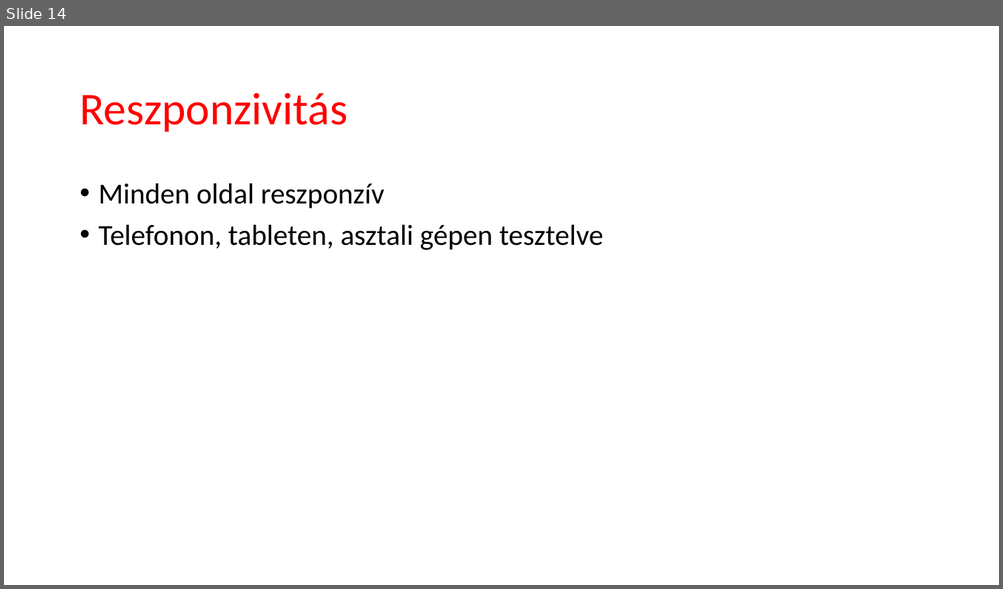
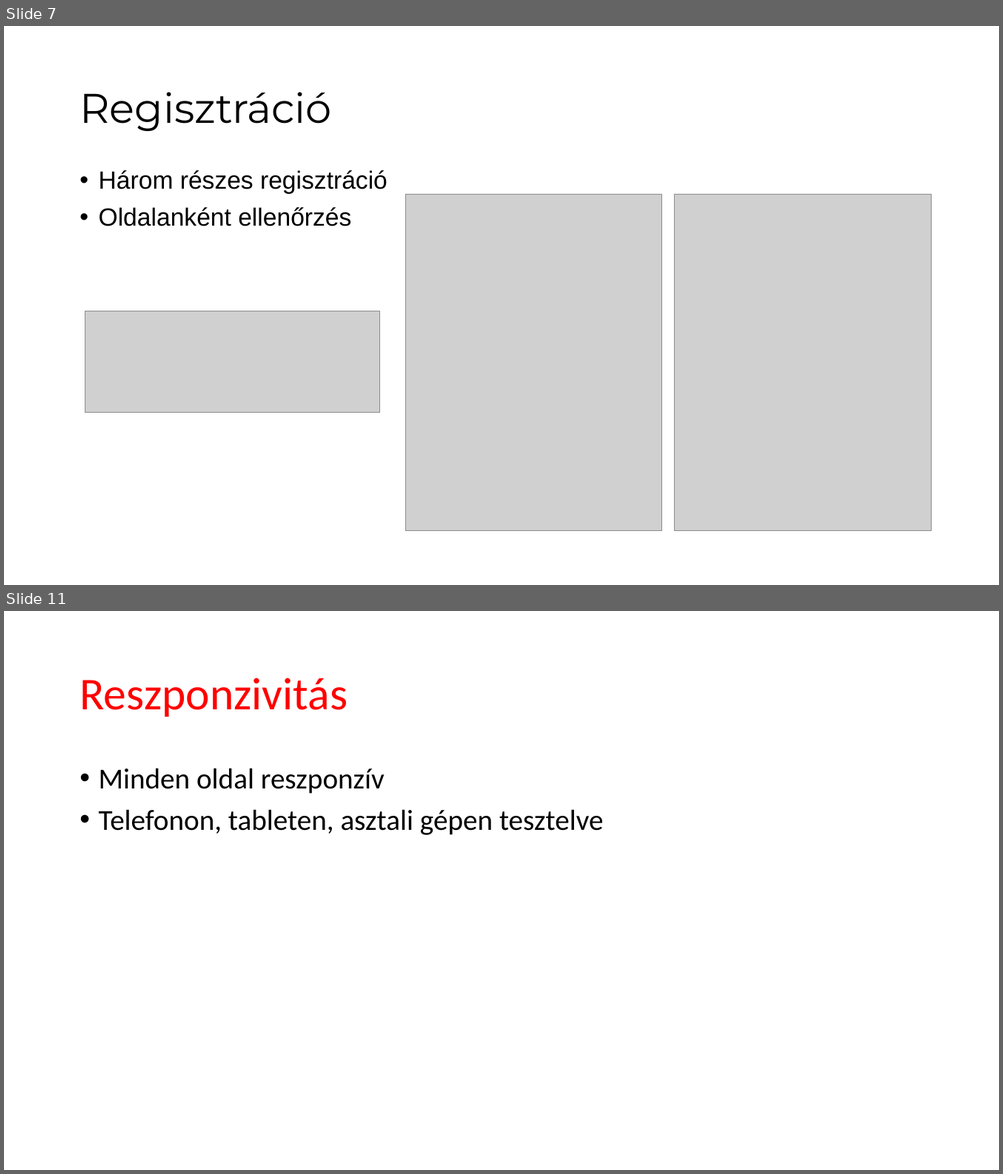
Before and after one commit to fedorbenjamin02/Vizsgaremek2024, a slide deck: Mellékletek/Prezentáció/Frissfutár_prezentáció.pptx. Shown one above the other, each under a label of ours: slide 14 before the commit, slides 7 and 11 after it; the slides between them are not shown. The pictures are 1003x589 and 1003x1174 pixels, drawn with LibreOffice and Linux fonts; fonts in the diff are those of the drawing; grey boxes stand for pictures. Boxes give left, top, right and bottom in pixels: in the first picture for what was removed or moved away, otherwise in the second. Text is boxed around its words. In the diff, an @@ line names an element or a change of style, - is before the commit and + after.

```diff
--- a/Mellékletek/Prezentáció/Frissfutár_prezentáció.pptx
+++ b/Mellékletek/Prezentáció/Frissfutár_prezentáció.pptx
@@ slide 7 added at (4,26,999,585), background #FFFFFF @@
@@ title added at (79,92,331,131), 40 pt, text #000000 @@
+Regisztráció
@@ text added at (99,170,387,227), 24 pt, text #000000 @@
+• Három részes regisztráció
+• Oldalanként ellenőrzés
@@ picture added at (406,195,662,532) @@
@@ picture added at (674,195,931,532) @@
@@ picture added at (85,312,379,413) @@
@@ what was slide 14 is now slide 11 @@
```
Also in this commit, not shown: 9 slides changed, 4 slides removed.
